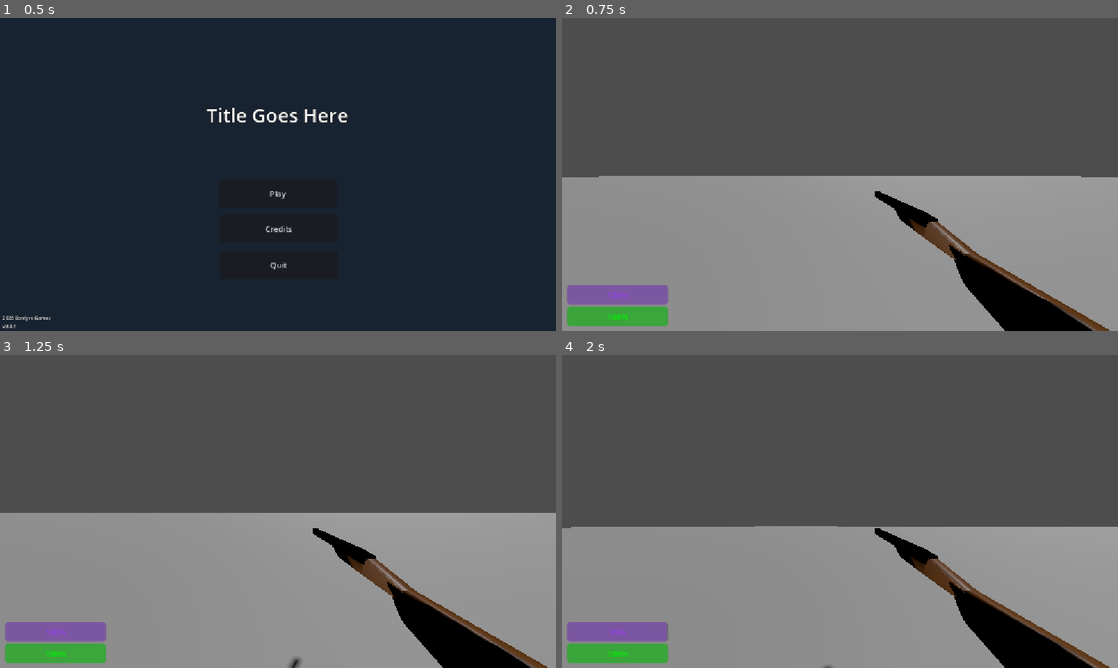
Above: before the commit, frames 1-4 (two rows, left to right).
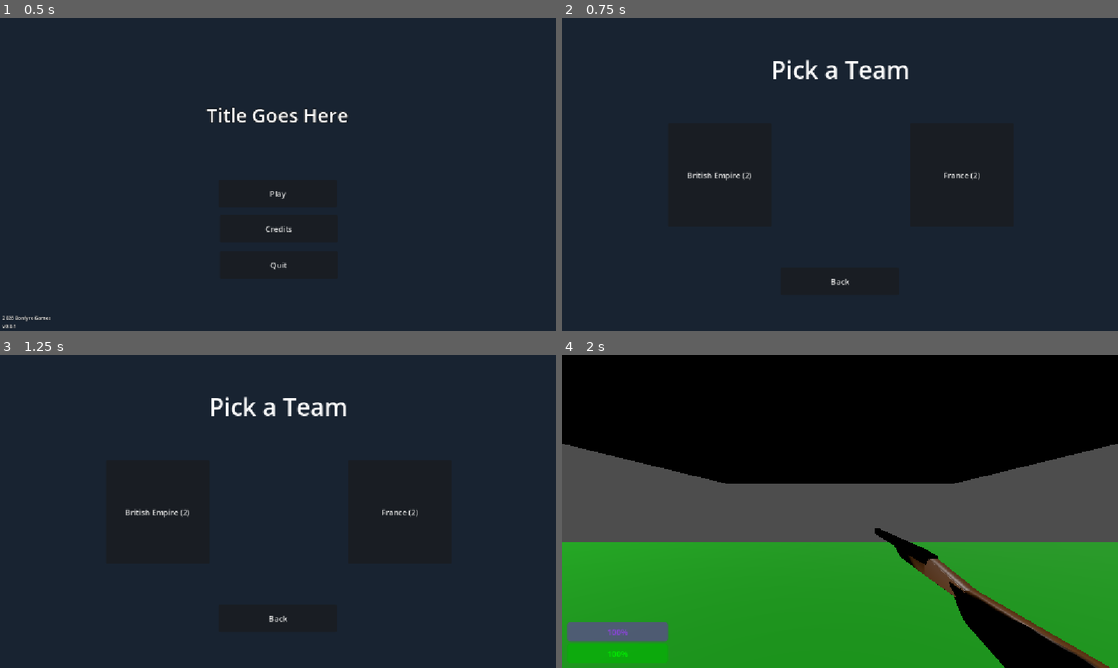
Above: after the commit, the same moments.

Repository: GunMan9/NapoleonGameRepo
Game: Godot game, scene res://Main/main_menu.tscn
Same seed, same stepped clock (60 frames per second), same inputs: the game is played once before the commit and once after it.
Inputs (mouse positions are in pixels of both pictures, inside the frame that each line leads up to):
- Up to frame 1 (0.5 s): no input
- Up to frame 2 (0.75 s): click "Play" at 0.5 s
- Up to frame 3 (1.25 s): no input
- Up to frame 4 (2 s): click (717, 511) at 1.25 s, where only the run after the commit has a clickable "British Empire (2)"

Frame 1 is identical in both runs. In frame 2, 100% of the frame differs, in the area x 0-100%, y 0-100%; in frame 3, 100%; in frame 4, 79%.

Commit message:
Team Selection
Added team selection: currently only 2 teams; France and UK, but more can be added really easy. It picks randomly from the teams and the player can pick from 2.

Diff:
--- a/napoleon-game/Main/main.tscn
+++ b/napoleon-game/Main/main.tscn
@@ -1,14 +1,26 @@
 [gd_scene format=3 uid="uid://bt7pvpxp7cdja"]
 
-[ext_resource type="PackedScene" uid="uid://c4k8n3kad1tg5" path="res://Main/player.tscn" id="1_yh5la"]
+[ext_resource type="PackedScene" uid="uid://hh1ccmapqkeo" path="res://Main/team_selector.tscn" id="2_2w1kt"]
 
 [sub_resource type="BoxMesh" id="BoxMesh_7u77a"]
+
+[sub_resource type="StandardMaterial3D" id="StandardMaterial3D_yh5la"]
+albedo_color = Color(0, 0.6, 0, 1)
 
 [sub_resource type="BoxShape3D" id="BoxShape3D_yh5la"]
 
 [sub_resource type="CapsuleMesh" id="CapsuleMesh_k3v36"]
 
 [sub_resource type="CapsuleShape3D" id="CapsuleShape3D_liyct"]
+
+[sub_resource type="BoxMesh" id="BoxMesh_yh5la"]
+
+[sub_resource type="StandardMaterial3D" id="StandardMaterial3D_2w1kt"]
+albedo_color = Color(0.80784315, 0.105882354, 0.1254902, 1)
+metallic = 1.0
+
+[sub_resource type="StandardMaterial3D" id="StandardMaterial3D_qvhan"]
+albedo_color = Color(0, 0, 1, 1)
 
 [node name="Main" type="Node3D" unique_id=1670441611]
 
@@ -19,19 +31,42 @@
 [node name="StaticBody3D" type="StaticBody3D" parent="." unique_id=2032350504]
 
 [node name="Floor" type="MeshInstance3D" parent="StaticBody3D" unique_id=439253767]
-transform = Transform3D(500, 0, 0, 0, 0.17, 0, 0, 0, 500, -0.03643799, -0.0018172264, -0.041180193)
+transform = Transform3D(100, 0, 0, 0, 0.17, 0, 0, 0, 100, -0.03643799, -0.0018172264, -0.041180193)
 mesh = SubResource("BoxMesh_7u77a")
+surface_material_override/0 = SubResource("StandardMaterial3D_yh5la")
 
 [node name="CollisionShape3D" type="CollisionShape3D" parent="StaticBody3D" unique_id=1092351289]
-transform = Transform3D(500, 0, 0, 0, 0.17, 0, 0, 0, 500, 0, 0, 0)
+transform = Transform3D(100, 0, 0, 0, 0.17, 0, 0, 0, 100, 0, 0, 0)
 shape = SubResource("BoxShape3D_yh5la")
 
 [node name="Players" type="Node" parent="." unique_id=454860694]
 
+[node name="Team2" type="Node" parent="Players" unique_id=792756611]
+metadata/Team = ""
+
+[node name="Dummy" type="StaticBody3D" parent="Players/Team2" unique_id=393418282]
+transform = Transform3D(1, 0, 0, 0, 1, 0, 0, 0, 1, -2.5000892, 1.09938, 29.121046)
+
+[node name="MeshInstance3D" type="MeshInstance3D" parent="Players/Team2/Dummy" unique_id=837880992]
+mesh = SubResource("CapsuleMesh_k3v36")
+
+[node name="CollisionShape3D" type="CollisionShape3D" parent="Players/Team2/Dummy" unique_id=2064689024]
+shape = SubResource("CapsuleShape3D_liyct")
+
+[node name="Dummy2" type="StaticBody3D" parent="Players/Team2" unique_id=1193595201]
+transform = Transform3D(1, 0, 0, 0, 1, 0, 0, 0, 1, -3.971115, 1.09938, 29.121046)
+
+[node name="MeshInstance3D" type="MeshInstance3D" parent="Players/Team2/Dummy2" unique_id=1818925314]
+mesh = SubResource("CapsuleMesh_k3v36")
+
+[node name="CollisionShape3D" type="CollisionShape3D" parent="Players/Team2/Dummy2" unique_id=2097981273]
+shape = SubResource("CapsuleShape3D_liyct")
+
 [node name="Team1" type="Node" parent="Players" unique_id=1795644786]
+metadata/Team = ""
 
 [node name="Dummy" type="StaticBody3D" parent="Players/Team1" unique_id=1113417194]
-transform = Transform3D(1, 0, 0, 0, 1, 0, 0, 0, 1, 0, 1.09938, 3.7330983)
+transform = Transform3D(1, 0, 0, 0, 1, 0, 0, 0, 1, 0, 1.09938, -26.709574)
 
 [node name="MeshInstance3D" type="MeshInstance3D" parent="Players/Team1/Dummy" unique_id=1581183048]
 mesh = SubResource("CapsuleMesh_k3v36")
@@ -39,14 +74,29 @@
 [node name="CollisionShape3D" type="CollisionShape3D" parent="Players/Team1/Dummy" unique_id=2025877927]
 shape = SubResource("CapsuleShape3D_liyct")
 
-[node name="Dummy2" type="StaticBody3D" parent="Players/Team1" unique_id=393418282]
-transform = Transform3D(1, 0, 0, 0, 1, 0, 0, 0, 1, -2.5000892, 1.09938, 3.7330983)
+[node name="Dummy2" type="StaticBody3D" parent="Players/Team1" unique_id=650219270]
+transform = Transform3D(1, 0, 0, 0, 1, 0, 0, 0, 1, -1.4795933, 1.09938, -26.709574)
 
-[node name="MeshInstance3D" type="MeshInstance3D" parent="Players/Team1/Dummy2" unique_id=837880992]
+[node name="MeshInstance3D" type="MeshInstance3D" parent="Players/Team1/Dummy2" unique_id=122980532]
 mesh = SubResource("CapsuleMesh_k3v36")
 
-[node name="CollisionShape3D" type="CollisionShape3D" parent="Players/Team1/Dummy2" unique_id=2064689024]
+[node name="CollisionShape3D" type="CollisionShape3D" parent="Players/Team1/Dummy2" unique_id=1544619099]
 shape = SubResource("CapsuleShape3D_liyct")
 
-[node name="CharacterBody3D" parent="Players/Team1" unique_id=647834110 instance=ExtResource("1_yh5la")]
-transform = Transform3D(1, 0, 0, 0, 1, 0, 0, 0, 1, -0.15728283, 0.5846557, -1.2025471)
+[node name="TeamSelector" parent="." unique_id=1472489195 instance=ExtResource("2_2w1kt")]
+players_path = NodePath("../Players")
+
+[node name="Team2Spawn" type="StaticBody3D" parent="." unique_id=37981033]
+transform = Transform3D(-1, 0, -8.742278e-08, 0, 1, 0, 8.742278e-08, 0, -1, 0, 0, 0)
+
+[node name="Spawnpoint" type="MeshInstance3D" parent="Team2Spawn" unique_id=1808684012]
+transform = Transform3D(1, 0, 0, 0, 1, 0, 0, 0, 1, 0, 3.6991363, -32.003605)
+mesh = SubResource("BoxMesh_yh5la")
+surface_material_override/0 = SubResource("StandardMaterial3D_2w1kt")
+
+[node name="Team1Spawn" type="StaticBody3D" parent="." unique_id=470134624]
+
+[node name="Spawnpoint" type="MeshInstance3D" parent="Team1Spawn" unique_id=2140232864]
+transform = Transform3D(1, 0, 0, 0, 1, 0, 0, 0, 1, 0, 3.6991363, -32.003605)
+mesh = SubResource("BoxMesh_yh5la")
+surface_material_override/0 = SubResource("StandardMaterial3D_qvhan")
--- a/napoleon-game/Main/main_menu.tscn
+++ b/napoleon-game/Main/main_menu.tscn
@@ -28,6 +28,7 @@
 anchor_bottom = 1.0
 grow_horizontal = 2
 grow_vertical = 2
+mouse_filter = 2
 color = Color(0.09411765, 0.13725491, 0.19215687, 1)
 
 [node name="Play" type="Button" parent="Background" unique_id=1342456728]
@@ -120,6 +121,7 @@
 anchor_bottom = 1.0
 grow_horizontal = 2
 grow_vertical = 2
+mouse_filter = 2
 color = Color(0.09411765, 0.13725491, 0.19215687, 1)
 
 [node name="Title" type="Label" parent="Credits" unique_id=857848005]
--- /dev/null
+++ b/napoleon-game/Main/team_selector.tscn
@@ -0,0 +1,92 @@
+[gd_scene format=3 uid="uid://hh1ccmapqkeo"]
+
+[ext_resource type="Script" uid="uid://dfgj00hideoc2" path="res://TeamHandler.gd" id="1_v1ddi"]
+
+[sub_resource type="LabelSettings" id="LabelSettings_v1ddi"]
+font_size = 50
+
+[node name="TeamSelector" type="Control" unique_id=1472489195]
+layout_mode = 3
+anchors_preset = 15
+anchor_right = 1.0
+anchor_bottom = 1.0
+grow_horizontal = 2
+grow_vertical = 2
+script = ExtResource("1_v1ddi")
+
+[node name="Background" type="ColorRect" parent="." unique_id=2055392604]
+layout_mode = 1
+anchors_preset = 15
+anchor_right = 1.0
+anchor_bottom = 1.0
+grow_horizontal = 2
+grow_vertical = 2
+mouse_filter = 2
+color = Color(0.09411765, 0.13725491, 0.19215687, 1)
+
+[node name="Title" type="Label" parent="Background" unique_id=707948911]
+layout_mode = 1
+anchors_preset = -1
+anchor_left = 0.5
+anchor_top = 0.165
+anchor_right = 0.5
+anchor_bottom = 0.165
+offset_left = -233.0
+offset_top = -56.920006
+offset_right = 234.0
+offset_bottom = 57.079994
+grow_horizontal = 2
+text = "Pick a Team"
+label_settings = SubResource("LabelSettings_v1ddi")
+horizontal_alignment = 1
+vertical_alignment = 1
+
+[node name="Team1_Button" type="Button" parent="Background" unique_id=1717800957]
+layout_mode = 1
+anchors_preset = -1
+anchor_left = 0.28300002
+anchor_top = 0.50200003
+anchor_right = 0.28300002
+anchor_bottom = 0.50200003
+offset_left = -107.01602
+offset_top = -107.29602
+offset_right = 107.98398
+offset_bottom = 107.70398
+grow_vertical = 2
+text = "Team1 (nil)
+"
+
+[node name="Team2_Button" type="Button" parent="Background" unique_id=1045434738]
+layout_mode = 1
+anchors_preset = -1
+anchor_left = 0.71900004
+anchor_top = 0.5
+anchor_right = 0.71900004
+anchor_bottom = 0.5
+offset_left = -107.288025
+offset_top = -106.0
+offset_right = 107.711975
+offset_bottom = 109.0
+grow_horizontal = 0
+grow_vertical = 2
+text = "Team2 (nil)
+"
+
+[node name="Back" type="Button" parent="Background" unique_id=1064481071]
+layout_mode = 1
+anchors_preset = -1
+anchor_left = 0.5
+anchor_top = 0.84200007
+anchor_right = 0.5
+anchor_bottom = 0.84200007
+offset_left = -123.0
+offset_top = -28.616028
+offset_right = 122.0
+offset_bottom = 28.383972
+grow_horizontal = 2
+grow_vertical = 0
+text = "Back"
+
+[connection signal="pressed" from="Background/Team1_Button" to="." method="_on_team_1_button_pressed"]
+[connection signal="pressed" from="Background/Team2_Button" to="." method="_on_team_2_button_pressed"]
+[connection signal="pressed" from="Background/Back" to="." method="_on_back_pressed"]
--- /dev/null
+++ b/napoleon-game/TeamHandler.gd
@@ -0,0 +1,85 @@
+extends Control
+
+@export var players_path: NodePath
+
+var player = preload("res://Main/player.tscn")
+
+var data = {
+	"Coalition": [
+		"British Empire"
+	],
+	"French Empire": [
+		"France"
+	]
+}
+
+var team1 = ""
+var team2 = ""
+
+func _ready():
+	var coalition_list = data["Coalition"]
+	var french_list = data["French Empire"]
+
+	team1 = coalition_list[randi() % coalition_list.size()]
+	team2 = french_list[randi() % french_list.size()]
+
+	_assign_teams_to_nodes(team1, team2)
+
+func _update_team_ui():
+	var players_node = get_node(players_path)
+	var team1_node = players_node.get_node("Team1")
+	var team2_node = players_node.get_node("Team2")
+
+	var bg = get_node("Background")
+	var t1_button = bg.get_node("Team1_Button")
+	var t2_button = bg.get_node("Team2_Button")
+
+	var t1 = team1_node.get_meta("Team")
+	var t2 = team2_node.get_meta("Team")
+
+	var t1_count = team1_node.get_child_count()
+	var t2_count = team2_node.get_child_count()
+
+	t1_button.text = "%s (%d)" % [t1, t1_count]
+	t2_button.text = "%s (%d)" % [t2, t2_count]
+
+func _assign_teams_to_nodes(t1, t2):
+	var players_node = get_node(players_path)
+	var team1_node = players_node.get_node("Team1")
+	var team2_node = players_node.get_node("Team2")
+
+	team1_node.set_meta("Team", t1)
+	team2_node.set_meta("Team", t2)
+
+	_update_team_ui()
+
+func _on_team_1_button_pressed() -> void:
+	var players_node = get_node(players_path)
+	var team1_node = players_node.get_node("Team1")
+	var bg = get_node("Background")
+
+	var team1_spawn = players_node.get_parent().get_node("Team1Spawn").get_node("Spawnpoint")
+
+	var player_instance = player.instantiate()
+	player_instance.global_position = team1_spawn.global_position
+	team1_node.add_child(player_instance)
+	_update_team_ui()
+
+	bg.visible = false
+
+func _on_team_2_button_pressed() -> void:
+	var players_node = get_node(players_path)
+	var team2_node = players_node.get_node("Team2")
+	var bg = get_node("Background")
+
+	var team2_spawn = players_node.get_parent().get_node("Team2Spawn").get_node("Spawnpoint")
+
+	var player_instance = player.instantiate()
+	player_instance.global_position = team2_spawn.global_position
+	team2_node.add_child(player_instance)
+	_update_team_ui()
+
+	bg.visible = false
+
+func _on_back_pressed() -> void:
+	get_tree().change_scene_to_file("res://Main/main_menu.tscn")
Not shown, added: napoleon-game/TeamHandler.gd.uid
